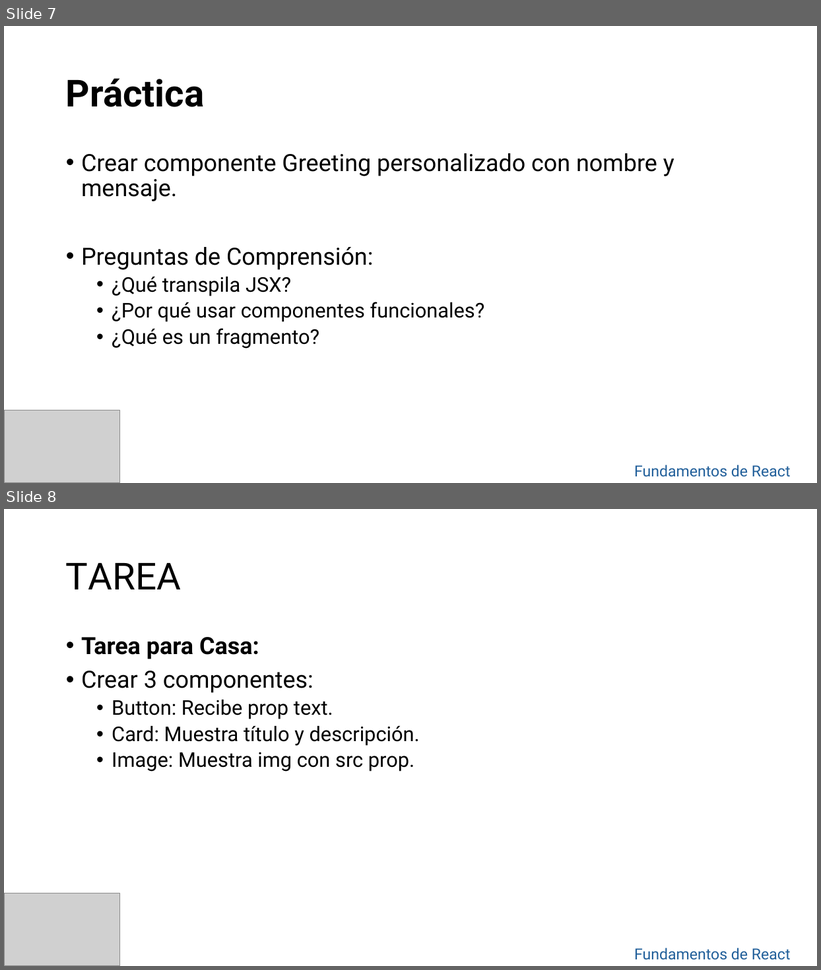
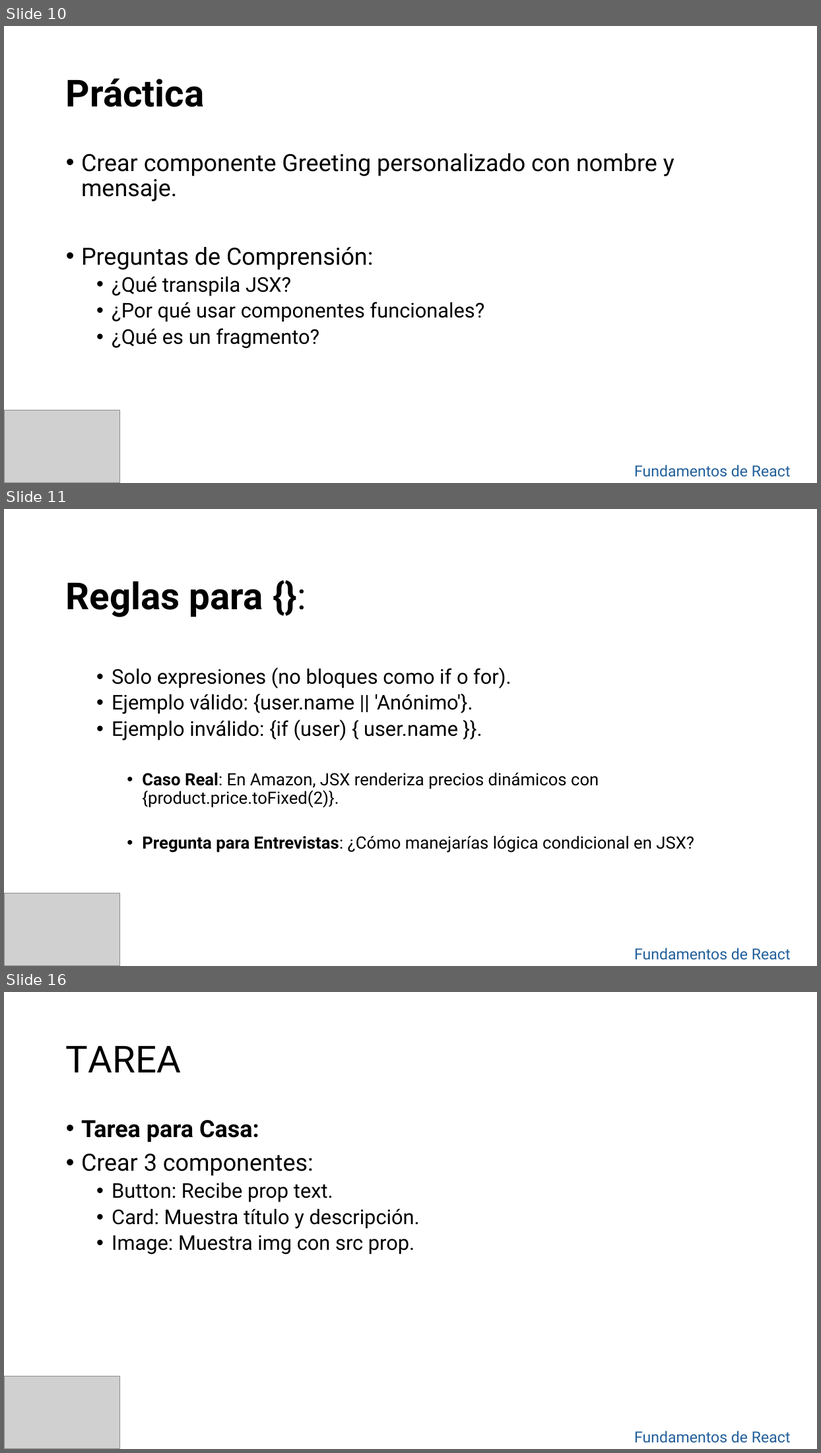
Before and after one commit to jompy31/Curso_react_2025, a slide deck: Clase 2.pptx. Shown one above the other, each under a label of ours: slides 7 and 8 before the commit, slides 10, 11 and 16 after it; the slides between them are not shown. The pictures are 821x970 and 821x1453 pixels, drawn with LibreOffice and Linux fonts; fonts in the diff are those of the drawing; grey boxes stand for pictures; background and template pictures are left out. Boxes give left, top, right and bottom in pixels: in the first picture for what was removed or moved away, otherwise in the second. Text is boxed around its words. In the diff, an @@ line names an element or a change of style, - is before the commit and + after.

```diff
--- a/Clase 2.pptx
+++ b/Clase 2.pptx
@@ slide 11 added at (4,509,817,966), background picture (left out) @@
@@ title added at (66,581,263,617), 44 pt, text #000000, bold @@
+Reglas para {}:
@@ text added at (112,667,694,853), 20 pt, text #000000 @@
+  • Solo expresiones (no bloques como if o for).
+  • Ejemplo válido: {user.name || 'Anónimo'}.
+  • Ejemplo inválido: {if (user) { user.name }}.
+    • Caso Real: En Amazon, JSX renderiza precios dinámicos con {product.price.toFixed(2)}.
+    • Pregunta para Entrevistas: ¿Cómo manejarías lógica condicional en JSX?
@@ picture added at (4,893,120,966) @@
@@ text added at (634,948,791,960), 18 pt, text #215F9A @@
+Fundamentos de React
@@ what was slide 7 is now slide 10 @@
@@ what was slide 8 is now slide 16 @@
```
Also in this commit, not shown: 4 slides changed, 8 other slides added, 28 other files.
